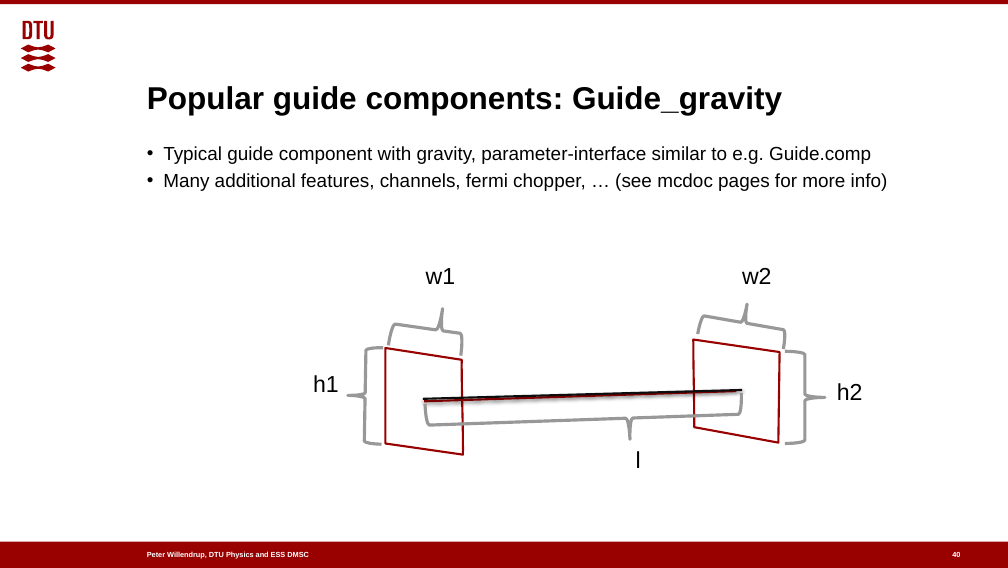
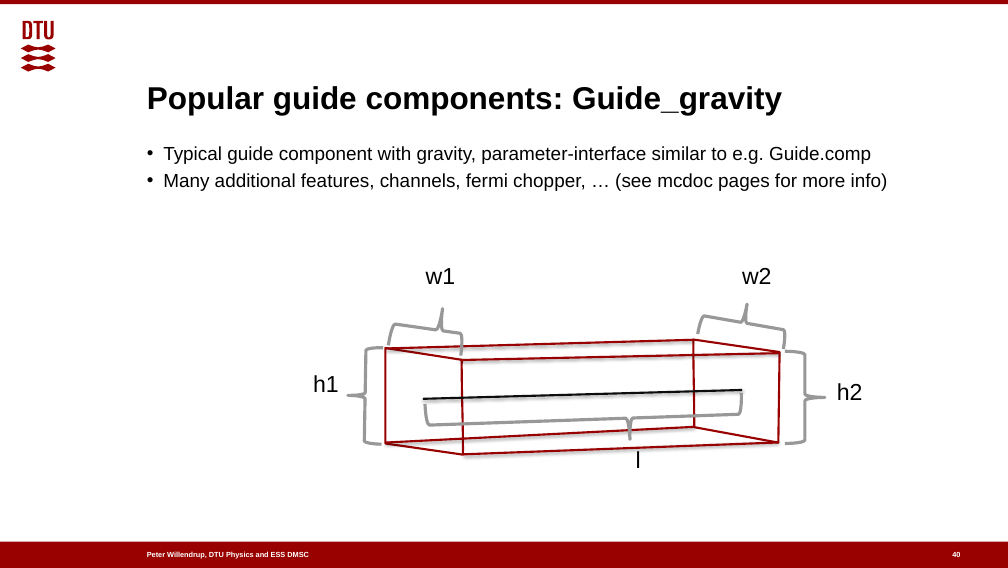
Before and after one commit to McStasMcXtrace/Schools, a slide deck: slide 40 of ESS_March_2022_IDS_Scipp_McStas_intro/Day1_Wednesday_March_16th/03_Neutron_guides/Guides_and_gravity.pptx. Drawn at 1008x568 pixels with LibreOffice and Linux fonts; fonts in the diff are those of the drawing; background and template pictures are left out. Boxes give left, top, right and bottom in pixels: in the first picture for what was removed or moved away, otherwise in the second. Text is boxed around its words. In the diff, an @@ line names an element or a change of style, - is before the commit and + after.

Commit message:
Updates from Mads.
Changed slides for Guides, keynote, pptx and pdf format.

Added slides for McStasScript along with README.

```diff
--- a/ESS_March_2022_IDS_Scipp_McStas_intro/Day1_Wednesday_March_16th/03_Neutron_guides/Guides_and_gravity.pptx
+++ b/ESS_March_2022_IDS_Scipp_McStas_intro/Day1_Wednesday_March_16th/03_Neutron_guides/Guides_and_gravity.pptx
@@ freeform shape added at (386,340,693,348), outline #990000 2 pt @@
@@ freeform shape added at (460,353,779,359), outline #990000 2 pt @@
@@ line removed from (424, 401) to (736, 390) @@
@@ freeform shape added at (386,427,694,443), outline #990000 2 pt @@
@@ freeform shape added at (463,442,778,454), outline #990000 2 pt @@
```
Also in this commit, not shown: 41 other slides changed, 2 slides added, 1 slide removed, 7 other files.
